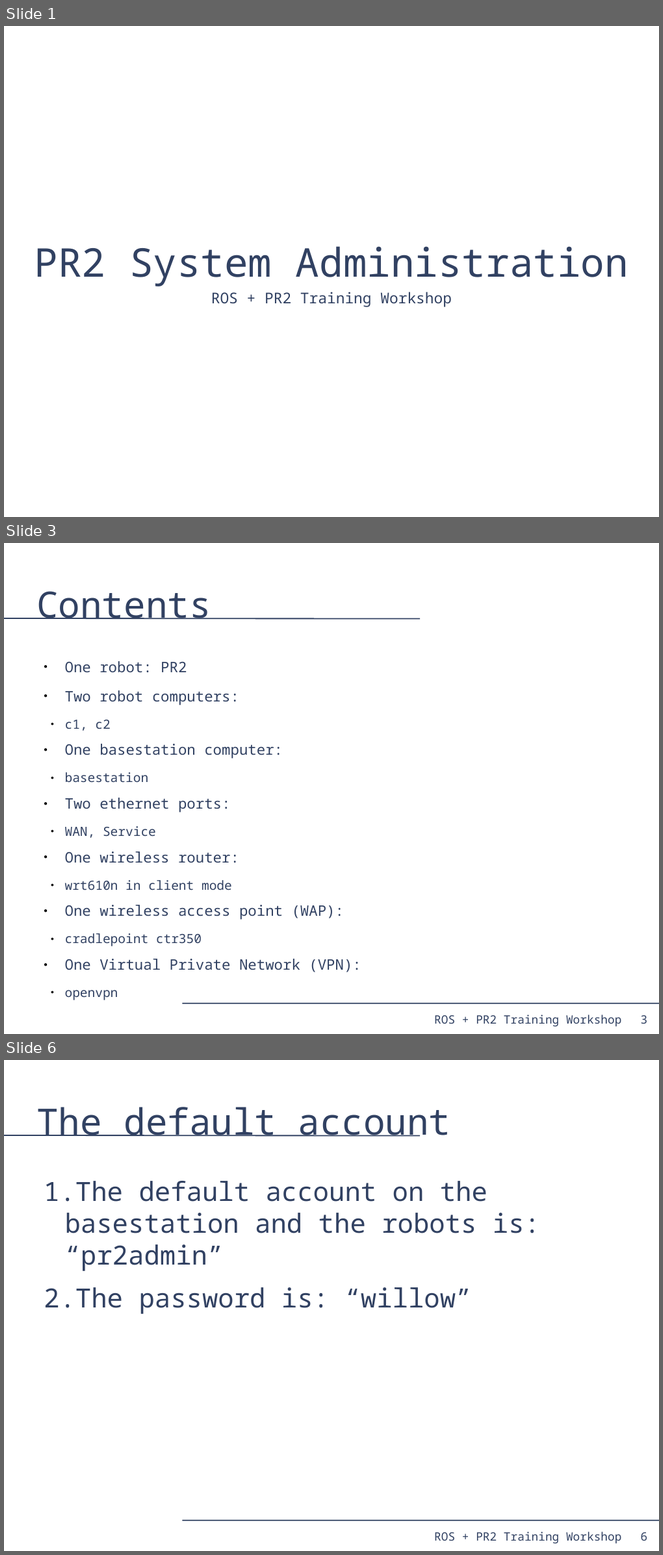
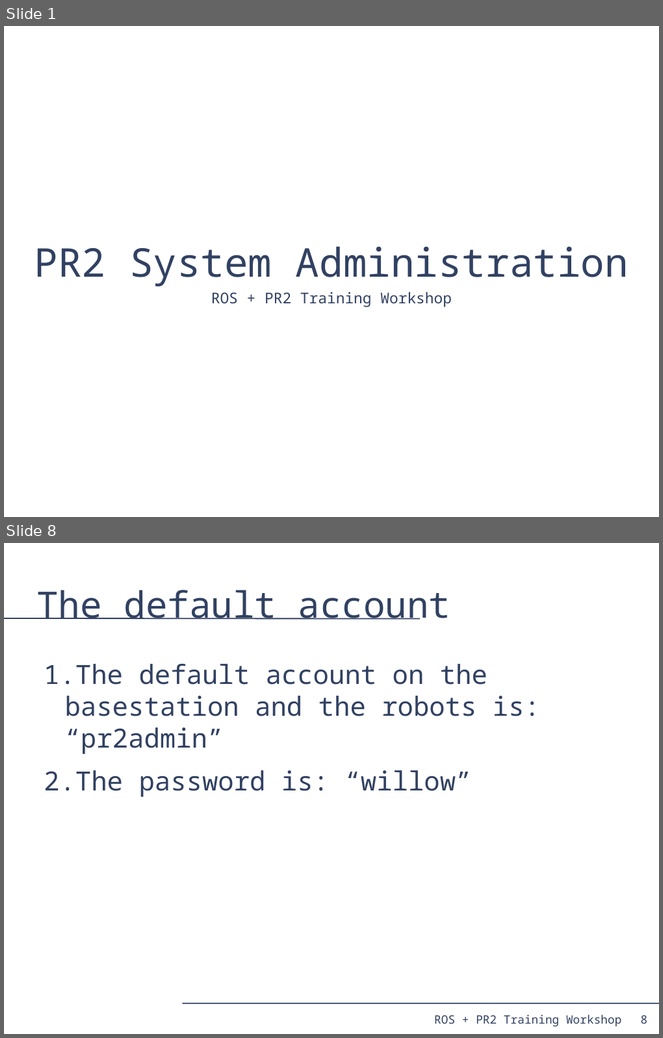
Before and after one commit to PR2/pr2_docs, a slide deck: pr2_training_workshop/pr2_sysadmin/pr2_syasdmin.odp. Shown one above the other, each under a label of ours: slides 1, 3 and 6 before the commit, slides 1 and 8 after it; the slides between them are not shown. The pictures are 663x1555 and 663x1038 pixels, drawn with LibreOffice and Linux fonts; fonts in the diff are those of the drawing. Boxes give left, top, right and bottom in pixels: in the first picture for what was removed or moved away, otherwise in the second. Text is boxed around its words. In the diff, an @@ line names an element or a change of style, - is before the commit and + after.

```diff
--- a/pr2_training_workshop/pr2_sysadmin/pr2_syasdmin.odp
+++ b/pr2_training_workshop/pr2_sysadmin/pr2_syasdmin.odp
@@ slide 3 removed at (x1=4, y1=543, x2=659, y2=1034), background #FFFFFF; not listed: 4 template elements that a slide beside it also shows @@
@@ title removed at (x1=36, y1=591, x2=211, y2=619) @@
-Contents
@@ text removed at (x1=65, y1=661, x2=362, y2=973) @@
-● One robot: PR2
-● Two robot computers:
-  ● c1, c2
-● One basestation computer:
-  ● basestation
-● Two ethernet ports:
-  ● WAN, Service
-● One wireless router:
-  ● wrt610n in client mode
-● One wireless access point (WAP):
-  ● cradlepoint ctr350
-● One Virtual Private Network (VPN):
-  ● openvpn
@@ what was slide 6 is now slide 8 @@
@@ page number at (x1=641, y1=1016, x2=648, y2=1024): text changed @@
-6
+8
```
Also in this commit, not shown: 10 slides changed, 6 slides added, 5 other slides removed, 1 other file.
